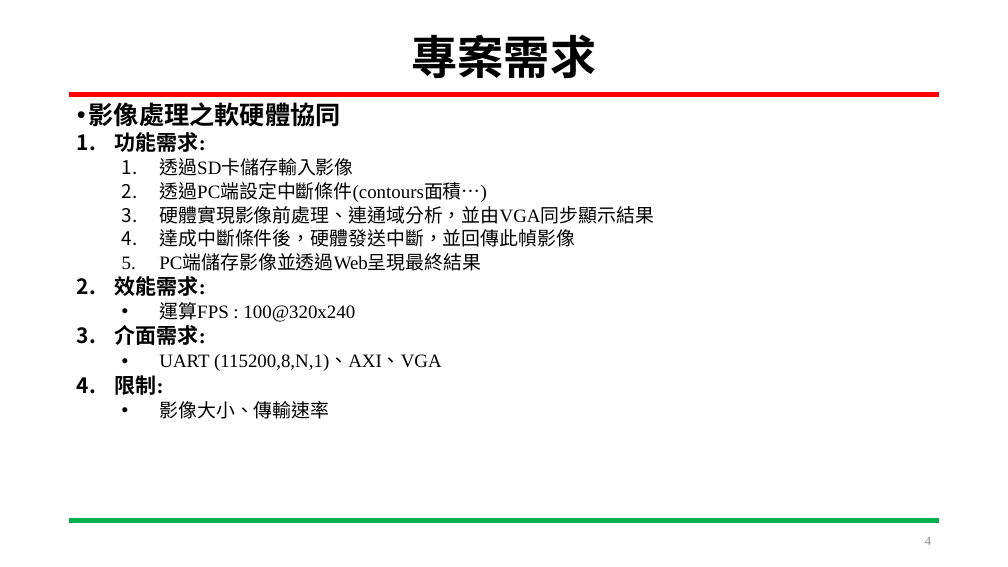
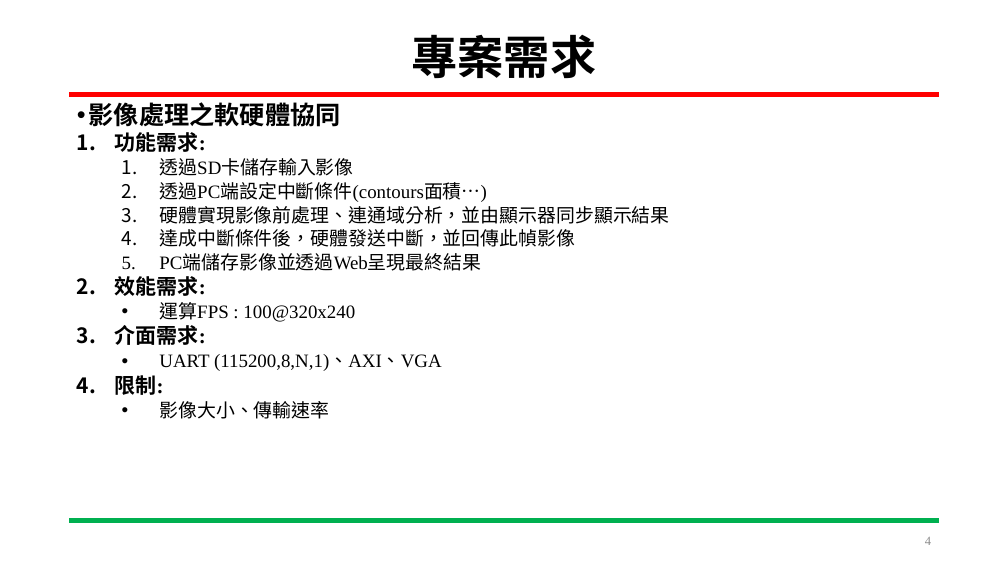
Before and after one commit to HOURFA/SoC_course, a slide deck: slide 4 of final_project/N03-DevelopmentLog/SoC_Final_project.pptx. Drawn at 1008x567 pixels with LibreOffice and Linux fonts; fonts in the diff are those of the drawing. Boxes give left, top, right and bottom in pixels: in the first picture for what was removed or moved away, otherwise in the second. Text is boxed around its words. In the diff, an @@ line names an element or a change of style, - is before the commit and + after.

```diff
--- a/final_project/N03-DevelopmentLog/SoC_Final_project.pptx
+++ b/final_project/N03-DevelopmentLog/SoC_Final_project.pptx
@@ text at <box>159,206,669,224</box>: text changed @@
-  3. 硬體實現影像前處理、連通域分析，並由VGA同步顯示結果
+  3. 硬體實現影像前處理、連通域分析，並由顯示器同步顯示結果
```
Also in this commit, not shown: 6 other slides changed, 13 slides added.
